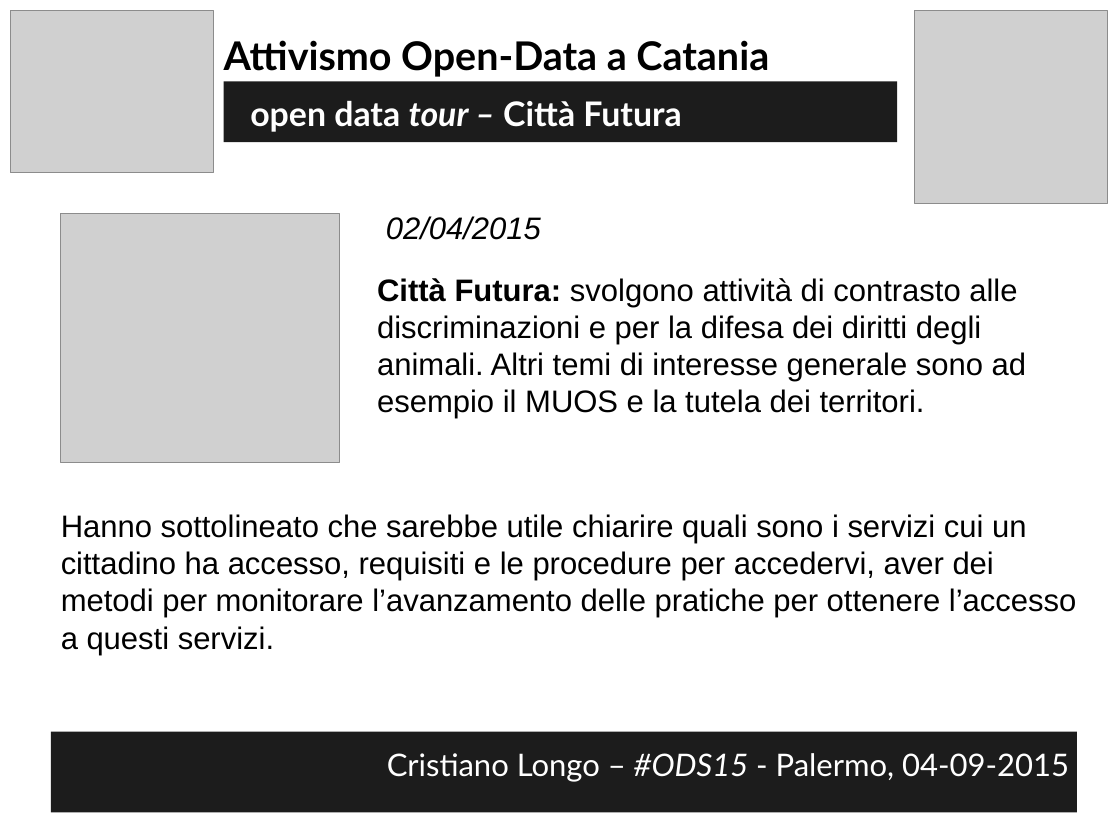
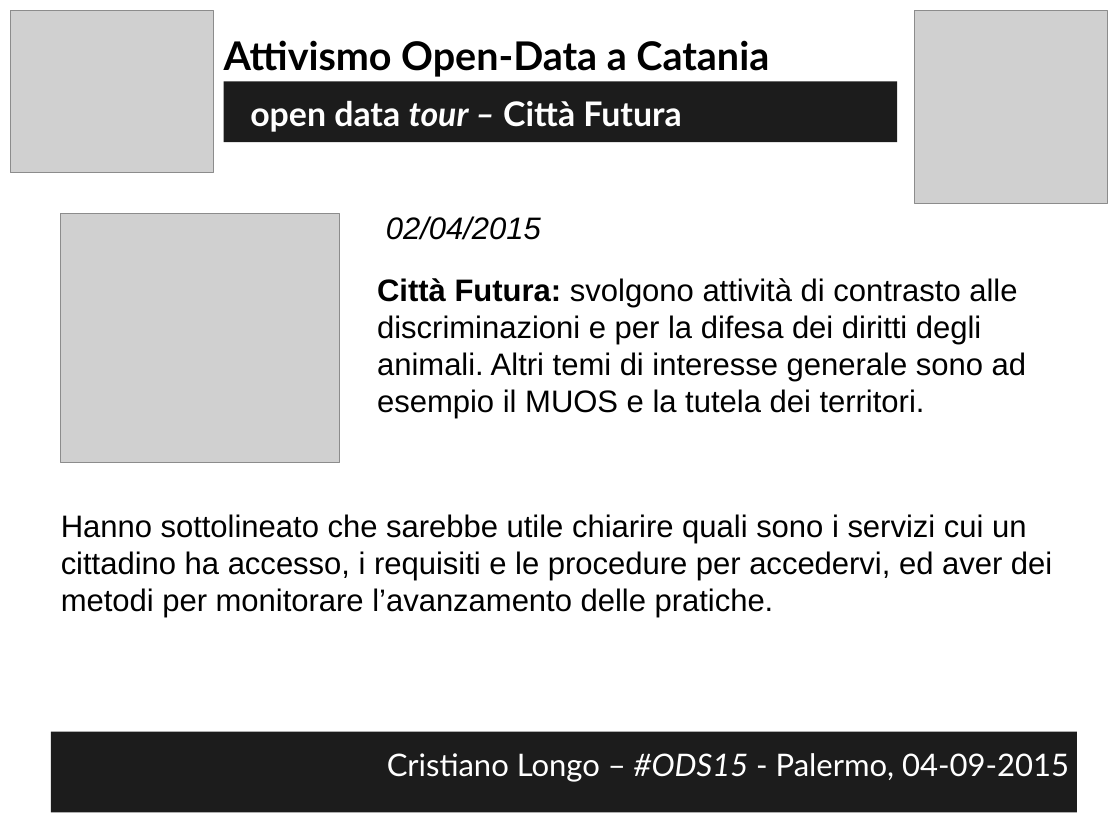
Before and after one commit to opendatahacklab/opendatahacklab.github.io, a slide deck: slide 55 of events/odt_ods15.odp. Drawn at 1120x840 pixels with LibreOffice and Linux fonts; fonts in the diff are those of the drawing; grey boxes stand for pictures. Boxes give left, top, right and bottom in pixels: in the first picture for what was removed or moved away, otherwise in the second. Text is boxed around its words. In the diff, an @@ line names an element or a change of style, - is before the commit and + after.

```diff
--- a/events/odt_ods15.odp
+++ b/events/odt_ods15.odp
@@ text at <box>61,514,1052,618</box>: text changed @@
-Hanno sottolineato che sarebbe utile chiarire quali sono i servizi cui un cittadino ha accesso, requisiti e le procedure per accedervi, aver dei metodi per monitorare l’avanzamento delle pratiche per ottenere l’accesso a questi servizi.
+Hanno sottolineato che sarebbe utile chiarire quali sono i servizi cui un cittadino ha accesso, i requisiti e le procedure per accedervi, ed aver dei metodi per monitorare l’avanzamento delle pratiche.
```
Also in this commit, not shown: 3 slides added, 1 slide removed.
